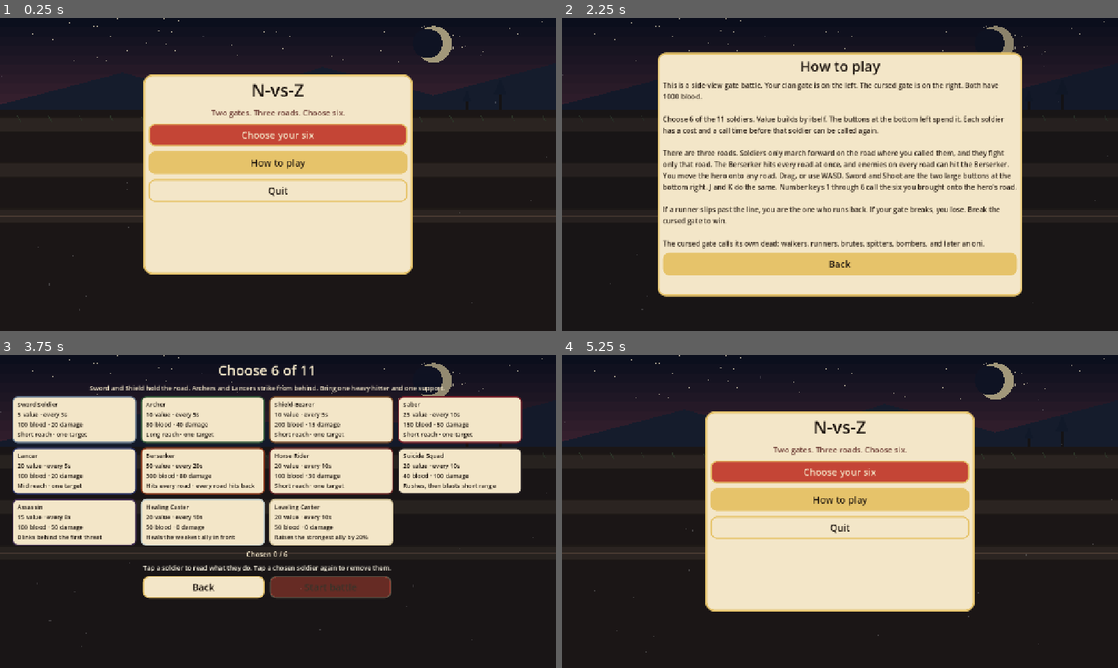
Above: before the commit, frames 1-4 (two rows, left to right).
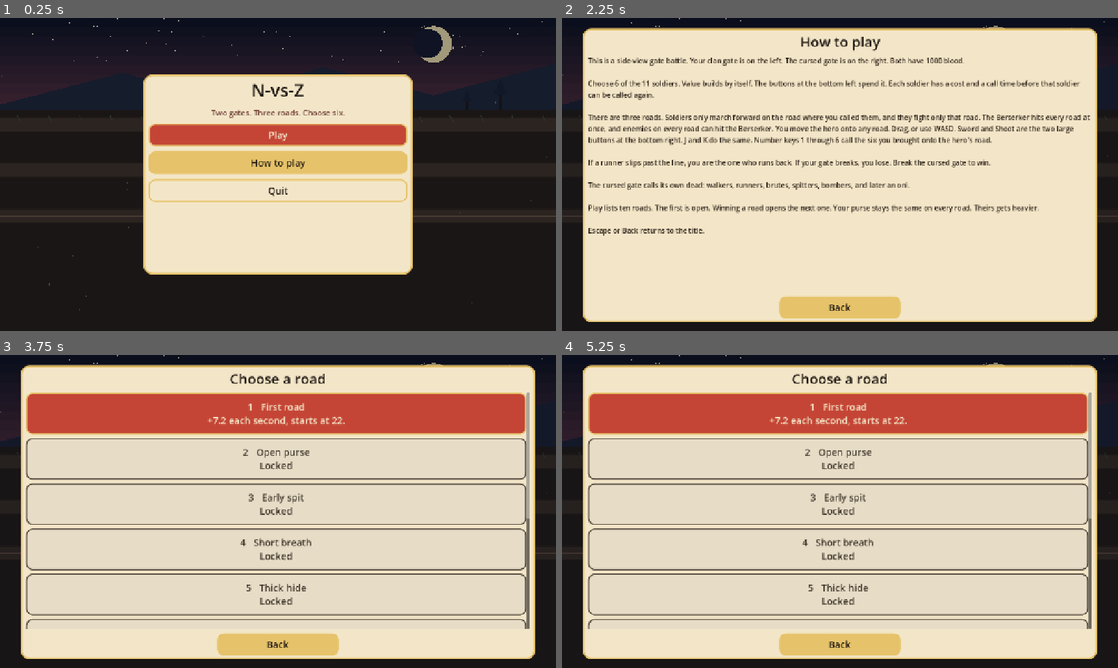
Above: after the commit, the same moments.

Repository: thomakhy025-code/n-vs-z
Game: Godot game, scene res://scenes/main.tscn
Same seed, same stepped clock (60 frames per second), same inputs: the game is played once before the commit and once after it.
Inputs (mouse positions are in pixels of both pictures, inside the frame that each line leads up to):
- Up to frame 1 (0.25 s): no input
- Up to frame 2 (2.25 s): click (840, 133) at 0.5 s, where only the run before the commit has a clickable "Choose your six"; click "Back" at 1.25 s; click "How to play" at 2 s
- Up to frame 3 (3.75 s): click "Back" at 2.75 s; click (278, 470) at 3.5 s, where only the run after the commit has a clickable "Play"
- Up to frame 4 (5.25 s): click "Back" (after the commit: "1 First road +7.2 each second…") at 4.25 s; click (767, 602) at 5 s, where only the run after the commit has a clickable "Back"

The runs differ from the first frame. In frame 1, 0.2% of the frame differs, in the area x 43-57%, y 36-40%; in frame 2, 52%; in frame 3, 68%; in frame 4, 70%, in the area x 0-99%, y 3-98%.

Commit message:
Keep the How to play page usable, and let a cleared road open the next one.
Co-authored-by: Cursor <cursoragent@cursor.com>

Diff:
--- a/scripts/battle.gd
+++ b/scripts/battle.gd
@@ -11,6 +11,7 @@
 const PoofScript = preload("res://scripts/poof.gd")
 const FieldScript = preload("res://scripts/field_input.gd")
 const UiSkin = preload("res://scripts/ui_skin.gd")
+const Levels = preload("res://scripts/levels.gd")
 
 const PLAYER_START := 16.0
 const PLAYER_INCOME := 3.6
@@ -20,6 +21,8 @@
 const MAX_SIDE := 24
 
 var mode: String = ""
+var rules: Dictionary = {}
+var level_no: int = 1
 var loadout: Array = []
 var finished: bool = false
 var paused: bool = false
@@ -51,6 +54,7 @@
 var hud: Control
 var value_label: Label
 var income_label: Label
+var level_label: Label
 var player_hp_label: Label
 var enemy_hp_label: Label
 var player_bar_fill: ColorRect
@@ -76,9 +80,13 @@
 var shoot_hold: bool = false
 
 
-func start(chosen: Array, run_mode: String) -> void:
+func start(chosen: Array, run_mode: String, level_index: int = 1) -> void:
 	loadout = chosen.duplicate()
 	mode = run_mode
+	rules = Levels.level(level_index)
+	level_no = int(rules["index"])
+	enemy_value = float(rules["start"])
+	enemy_income = float(rules["income"])
 	player_roster = Catalog.player_roster()
 	enemy_roster = Catalog.enemy_roster()
 	for entry in player_roster:
@@ -156,6 +164,9 @@
 	value_label.horizontal_alignment = HORIZONTAL_ALIGNMENT_CENTER
 	income_label = _plain("+3.6 each second", 16, Color("f3e6c8"))
 	income_label.horizontal_alignment = HORIZONTAL_ALIGNMENT_CENTER
+	level_label = _plain("Level %d  ·  %s" % [level_no, str(rules["name"])], 18, Color("f3e6c8"))
+	level_label.horizontal_alignment = HORIZONTAL_ALIGNMENT_CENTER
+	level_label.mouse_filter = Control.MOUSE_FILTER_IGNORE
 	hint = _plain("Drag between the three roads to move. WASD works too. Soldiers you call join the hero's road. Sword and Shoot are on the right. J and K match those buttons. Keys 1-6 call the six you chose.", 16, Color("f3e6c8"))
 	hint.autowrap_mode = TextServer.AUTOWRAP_WORD
 	hint.horizontal_alignment = HORIZONTAL_ALIGNMENT_CENTER
@@ -171,6 +182,7 @@
 	hud.add_child(enemy_hp_label)
 	hud.add_child(value_label)
 	hud.add_child(income_label)
+	hud.add_child(level_label)
 	hud.add_child(hint)
 	hud.add_child(down_label)
 	hud.add_child(player_track)
@@ -269,7 +281,10 @@
 	value_label.size = Vector2(280, 36)
 	income_label.position = Vector2(size.x * 0.5 - 140, 42)
 	income_label.size = Vector2(280, 22)
-	hint.position = Vector2(size.x * 0.5 - 340, 112)
+	if level_label != null:
+		level_label.position = Vector2(size.x * 0.5 - 260, 104)
+		level_label.size = Vector2(520, 26)
+	hint.position = Vector2(size.x * 0.5 - 340, 132)
 	hint.size = Vector2(680, 72)
 	down_label.position = Vector2(size.x * 0.5 - 180, size.y - side_len - 42)
 	down_label.size = Vector2(360, 28)
@@ -290,7 +305,7 @@
 		for id in enemy_cd.keys():
 			enemy_cd[id] = maxf(0.0, float(enemy_cd[id]) - delta)
 		player_value += PLAYER_INCOME * delta
-		enemy_income += ENEMY_GROWTH * delta
+		enemy_income += _rule_f("growth", ENEMY_GROWTH) * delta
 		enemy_value += enemy_income * delta
 		_enemy_ai(delta)
 		if mode != "":
@@ -314,17 +329,20 @@
 		lull -= delta
 		return
 	if wave_left <= 0:
-		wave_left = mini(8, 3 + int(battle_time / 22.0))
+		var every := _rule_f("wave_every", 22.0)
+		if every < 1.0:
+			every = 22.0
+		wave_left = mini(_rule_i("wave_cap", 8), _rule_i("wave_base", 3) + int(battle_time / every))
 	enemy_lock -= delta
 	if enemy_lock > 0.0:
 		return
-	enemy_lock = 0.42
+	enemy_lock = _rule_f("spawn_gap", 0.42)
 	var options: Array = ["walker", "walker", "runner"]
-	if battle_time >= 50.0:
+	if battle_time >= _rule_f("oni_at", 50.0):
 		options = ["oni", "brute", "bomber", "spitter", "walker", "runner"]
-	elif battle_time >= 24.0:
+	elif battle_time >= _rule_f("brute_at", 24.0):
 		options = ["brute", "bomber", "spitter", "walker", "runner"]
-	elif battle_time >= 12.0:
+	elif battle_time >= _rule_f("spitter_at", 12.0):
 		options = ["walker", "runner", "spitter", "bomber", "walker"]
 	options.shuffle()
 	var spawned := false
@@ -332,25 +350,55 @@
 		if _try_enemy(str(id)):
 			spawned = true
 			break
+	if spawned and _rule_b("paired"):
+		for id in options:
+			if _try_enemy(str(id), true):
+				break
 	if not spawned:
 		lull = 1.3
 		wave_left = 0
 		return
 	wave_left -= 1
 	if wave_left <= 0:
-		lull = maxf(1.5, 3.3 - battle_time * 0.012)
-
-
-func _try_enemy(id: String) -> bool:
+		lull = maxf(_rule_f("lull_floor", 1.5), _rule_f("lull_base", 3.3) - battle_time * _rule_f("lull_shrink", 0.012))
+
+
+func _try_enemy(id: String, ignore_cd: bool = false) -> bool:
 	var entry := Catalog.find_in(enemy_roster, id)
 	if entry.is_empty():
 		return false
-	if float(enemy_cd[id]) > 0.0 or enemy_value < float(entry["cost"]) or _count(1) >= MAX_SIDE:
+	var cooling := float(enemy_cd[id]) > 0.0 and not ignore_cd
+	if cooling or enemy_value < float(entry["cost"]) or _count(1) >= MAX_SIDE:
 		return false
 	enemy_value -= float(entry["cost"])
 	enemy_cd[id] = float(entry["cooldown"])
-	_spawn(entry, 1)
+	_spawn(_scaled_enemy(entry), 1)
 	return true
+
+
+func _scaled_enemy(entry: Dictionary) -> Dictionary:
+	var copy: Dictionary = entry.duplicate()
+	copy["hp"] = maxi(1, int(round(float(copy["hp"]) * _rule_f("hp_mult", 1.0))))
+	copy["damage"] = maxi(1, int(round(float(copy["damage"]) * _rule_f("dmg_mult", 1.0))))
+	return copy
+
+
+func _rule_f(key: String, fallback: float) -> float:
+	if rules.is_empty() or not rules.has(key):
+		return fallback
+	return float(rules[key])
+
+
+func _rule_i(key: String, fallback: int) -> int:
+	if rules.is_empty() or not rules.has(key):
+		return fallback
+	return int(rules[key])
+
+
+func _rule_b(key: String) -> bool:
+	if rules.is_empty() or not rules.has(key):
+		return false
+	return bool(rules[key])
 
 
 func _autoplay(delta: float) -> void:
@@ -616,7 +664,16 @@
 		return
 	_close_pause()
 	var title := "The cursed gate breaks" if won else "Your gate has fallen"
-	var body := "The road is yours." if won else "The dead reached the clan gate. Call them again, or choose a different six."
+	var body := "The dead reached the clan gate. Call them again, or choose a different six."
+	if won:
+		var host := get_parent()
+		if host != null and host.has_method("note_clear"):
+			host.note_clear(level_no)
+		if level_no >= Levels.count():
+			body = "The last road is clear."
+		else:
+			var nxt: Dictionary = Levels.level(level_no + 1)
+			body = "Level %d, %s, is open." % [int(nxt["index"]), str(nxt["name"])]
 	end_layer = _overlay(title, body, [
 		{"text": "Rematch", "color": Color("c44536"), "call": Callable(get_parent(), "rematch")},
 		{"text": "Change the six", "color": Color("e6c36a"), "call": Callable(get_parent(), "change_squad")},
--- /dev/null
+++ b/scripts/levels.gd
@@ -0,0 +1,53 @@
+extends RefCounted
+
+# Enemy purse and the extra pressure for each road. The clan purse never changes.
+
+
+static func count() -> int:
+	return _all().size()
+
+
+static func level(index: int) -> Dictionary:
+	var all: Array = _all()
+	var picked: int = clampi(index, 1, all.size()) - 1
+	var row: Dictionary = all[picked]
+	return row
+
+
+static func _all() -> Array:
+	return [
+		_row(1, "First road", "+7.2 each second, starts at 22.", 7.2, 22.0, 0.065, 12.0, 24.0, 50.0, 3, 8, 22.0, 1.5, 3.3, 0.012, 0.42, 1.0, 1.0, false),
+		_row(2, "Open purse", "+8.3 each second, starts at 28.", 8.3, 28.0, 0.065, 12.0, 24.0, 50.0, 3, 8, 22.0, 1.5, 3.3, 0.012, 0.42, 1.0, 1.0, false),
+		_row(3, "Early spit", "Spitters and bombers from the first wave. +9.4 each second, starts at 34.", 9.4, 34.0, 0.065, 0.0, 24.0, 50.0, 3, 8, 22.0, 1.5, 3.3, 0.012, 0.42, 1.0, 1.0, false),
+		_row(4, "Short breath", "Shorter lulls, and each wave is one body larger. +10.4 each second, starts at 40.", 10.4, 40.0, 0.065, 12.0, 24.0, 50.0, 4, 9, 22.0, 0.95, 2.1, 0.016, 0.42, 1.0, 1.0, false),
+		_row(5, "Thick hide", "15% more blood. Brutes from 16s. +11.5 each second, starts at 46.", 11.5, 46.0, 0.065, 12.0, 16.0, 50.0, 3, 8, 22.0, 1.5, 3.3, 0.012, 0.42, 1.15, 1.0, false),
+		_row(6, "Rising curse", "Their purse grows twice as fast. +12.6 each second, starts at 52.", 12.6, 52.0, 0.13, 12.0, 24.0, 50.0, 3, 8, 22.0, 1.5, 3.3, 0.012, 0.42, 1.0, 1.0, false),
+		_row(7, "Oni early", "The oni can be called from 28s. +13.7 each second, starts at 58.", 13.7, 58.0, 0.065, 12.0, 24.0, 28.0, 3, 8, 22.0, 1.5, 3.3, 0.012, 0.42, 1.0, 1.0, false),
+		_row(8, "Paired muster", "Two dead in one beat, on two roads. +14.8 each second, starts at 64.", 14.8, 64.0, 0.065, 12.0, 24.0, 50.0, 3, 8, 22.0, 1.5, 3.3, 0.012, 0.42, 1.0, 1.0, true),
+		_row(9, "Fast muster", "Faster calls, waves up to 11, tougher dead. +15.8 each second, starts at 70.", 15.8, 70.0, 0.065, 12.0, 24.0, 50.0, 4, 11, 16.0, 1.1, 2.4, 0.015, 0.30, 1.25, 1.1, false),
+		_row(10, "Night march", "Early oni, paired calls, fast waves, tougher dead. +17.3 each second, starts at 76.", 17.3, 76.0, 0.065, 12.0, 24.0, 28.0, 4, 11, 16.0, 1.1, 2.4, 0.015, 0.30, 1.25, 1.1, true),
+	]
+
+
+static func _row(index: int, title: String, blurb: String, income: float, start_value: float, growth: float, spitter_at: float, brute_at: float, oni_at: float, wave_base: int, wave_cap: int, wave_every: float, lull_floor: float, lull_base: float, lull_shrink: float, spawn_gap: float, hp_mult: float, dmg_mult: float, paired: bool) -> Dictionary:
+	return {
+		"index": index,
+		"name": title,
+		"blurb": blurb,
+		"income": income,
+		"start": start_value,
+		"growth": growth,
+		"spitter_at": spitter_at,
+		"brute_at": brute_at,
+		"oni_at": oni_at,
+		"wave_base": wave_base,
+		"wave_cap": wave_cap,
+		"wave_every": wave_every,
+		"lull_floor": lull_floor,
+		"lull_base": lull_base,
+		"lull_shrink": lull_shrink,
+		"spawn_gap": spawn_gap,
+		"hp_mult": hp_mult,
+		"dmg_mult": dmg_mult,
+		"paired": paired,
+	}
--- a/scripts/main.gd
+++ b/scripts/main.gd
@@ -5,6 +5,9 @@
 const Painter = preload("res://scripts/painter.gd")
 const BattleScript = preload("res://scripts/battle.gd")
 const SceneryScript = preload("res://scripts/scenery.gd")
+const Levels = preload("res://scripts/levels.gd")
+
+const SAVE_PATH := "user://progress.cfg"
 
 const HOW_TO := "This is a side-view gate battle. Your clan gate is on the left. The cursed gate is on the right. Both have 1000 blood.
 
@@ -14,7 +17,11 @@
 
 If a runner slips past the line, you are the one who runs back. If your gate breaks, you lose. Break the cursed gate to win.
 
-The cursed gate calls its own dead: walkers, runners, brutes, spitters, bombers, and later an oni."
+The cursed gate calls its own dead: walkers, runners, brutes, spitters, bombers, and later an oni.
+
+Play lists ten roads. The first is open. Winning a road opens the next one. Your purse stays the same on every road. Theirs gets heavier.
+
+Escape or Back returns to the title."
 
 var loadout: Array = []
 var roster: Array = []
@@ -23,6 +30,9 @@
 var count_label: Label
 var start_button: Button
 var last_id: String = ""
+var unlocked: int = 1
+var chosen_level: int = 1
+var screen: String = "menu"
 
 
 func _ready() -> void:
@@ -30,7 +40,12 @@
 	Engine.time_scale = 1.0
 	roster = Catalog.player_roster()
 	_bind_inputs()
-	if _has_arg("--shot"):
+	_load_progress()
+	if _has_arg("--layout"):
+		_layout_check()
+	elif _has_arg("--unlock-check"):
+		_unlock_check()
+	elif _has_arg("--shot"):
 		_shot_flow()
 	elif _has_arg("--sim-cheap"):
 		_start_battle(["sword", "archer", "shield", "lancer", "horse", "heal"], "sim")
@@ -94,7 +109,19 @@
 		child.queue_free()
 
 
+func _unhandled_input(event: InputEvent) -> void:
+	if not event.is_action_pressed("pause"):
+		return
+	if screen == "how" or screen == "levels":
+		_show_menu()
+		get_viewport().set_input_as_handled()
+	elif screen == "select":
+		_show_levels()
+		get_viewport().set_input_as_handled()
+
+
 func _show_menu() -> void:
+	screen = "menu"
 	_clear_screens()
 	var root := Control.new()
 	root.set_anchors_preset(Control.PRESET_FULL_RECT)
@@ -123,16 +150,75 @@
 	var sub := UiSkin.label("Two gates. Three roads. Choose six.", 18, Color("6b3a32"))
 	sub.horizontal_alignment = HORIZONTAL_ALIGNMENT_CENTER
 	box.add_child(sub)
-	box.add_child(_menu_button("Choose your six", Color("c44536"), _show_select))
+	box.add_child(_menu_button("Play", Color("c44536"), _show_levels))
 	box.add_child(_menu_button("How to play", Color("e6c36a"), _show_how))
 	box.add_child(_menu_button("Quit", Color("f3e6c8"), func() -> void: get_tree().quit()))
 
 
 func _show_how() -> void:
+	screen = "how"
+	var box := _open_page("How to play")
+	var scroll := ScrollContainer.new()
+	scroll.size_flags_horizontal = Control.SIZE_EXPAND_FILL
+	scroll.size_flags_vertical = Control.SIZE_EXPAND_FILL
+	scroll.horizontal_scroll_mode = ScrollContainer.SCROLL_MODE_DISABLED
+	box.add_child(scroll)
+	var body := UiSkin.label(HOW_TO, 16, Color("2c2118"))
+	body.autowrap_mode = TextServer.AUTOWRAP_WORD_SMART
+	body.size_flags_horizontal = Control.SIZE_EXPAND_FILL
+	body.mouse_filter = Control.MOUSE_FILTER_IGNORE
+	scroll.add_child(body)
+	scroll.resized.connect(_fit_scroll_label.bind(scroll, body))
+	var back := _menu_button("Back", Color("e6c36a"), _show_menu)
+	back.size_flags_horizontal = Control.SIZE_SHRINK_CENTER
+	box.add_child(back)
+
+
+func _show_levels() -> void:
+	screen = "levels"
+	var box := _open_page("Choose a road")
+	var scroll := ScrollContainer.new()
+	scroll.size_flags_horizontal = Control.SIZE_EXPAND_FILL
+	scroll.size_flags_vertical = Control.SIZE_EXPAND_FILL
+	scroll.horizontal_scroll_mode = ScrollContainer.SCROLL_MODE_DISABLED
+	box.add_child(scroll)
+	var list := VBoxContainer.new()
+	list.add_theme_constant_override("separation", 8)
+	list.size_flags_horizontal = Control.SIZE_EXPAND_FILL
+	scroll.add_child(list)
+	for n in Levels.count():
+		var rules: Dictionary = Levels.level(n + 1)
+		var index := int(rules["index"])
+		var open := index <= unlocked
+		var text := "%d   %s" % [index, str(rules["name"])]
+		if open:
+			text += "\n" + str(rules["blurb"])
+		else:
+			text += "\nLocked"
+		var button := _menu_button(text, Color("c44536") if open else Color("d9d0c3"), _pick_level.bind(index))
+		button.disabled = not open
+		button.autowrap_mode = TextServer.AUTOWRAP_WORD_SMART
+		button.clip_text = false
+		button.custom_minimum_size = Vector2(0, 96)
+		button.size_flags_horizontal = Control.SIZE_EXPAND_FILL
+		list.add_child(button)
+	var back := _menu_button("Back", Color("e6c36a"), _show_menu)
+	back.size_flags_horizontal = Control.SIZE_SHRINK_CENTER
+	box.add_child(back)
+
+
+func _pick_level(index: int) -> void:
+	if index > unlocked or index < 1:
+		return
+	chosen_level = index
+	_show_select()
+
+
+func _open_page(heading: String) -> VBoxContainer:
 	_clear_screens()
 	var root := Control.new()
 	root.set_anchors_preset(Control.PRESET_FULL_RECT)
-	root.mouse_filter = Control.MOUSE_FILTER_IGNORE
+	root.mouse_filter = Control.MOUSE_FILTER_STOP
 	add_child(root)
 	root.add_child(SceneryScript.new())
 	var dim := ColorRect.new()
@@ -140,28 +226,43 @@
 	dim.set_anchors_preset(Control.PRESET_FULL_RECT)
 	dim.mouse_filter = Control.MOUSE_FILTER_IGNORE
 	root.add_child(dim)
+	var margin := MarginContainer.new()
+	margin.set_anchors_preset(Control.PRESET_FULL_RECT)
+	margin.mouse_filter = Control.MOUSE_FILTER_IGNORE
+	margin.add_theme_constant_override("margin_left", 48)
+	margin.add_theme_constant_override("margin_right", 48)
+	margin.add_theme_constant_override("margin_top", 24)
+	margin.add_theme_constant_override("margin_bottom", 20)
+	root.add_child(margin)
 	var panel := PanelContainer.new()
-	panel.set_anchors_preset(Control.PRESET_CENTER)
-	panel.offset_left = -420
-	panel.offset_right = 420
-	panel.offset_top = -280
-	panel.offset_bottom = 280
+	panel.size_flags_horizontal = Control.SIZE_EXPAND_FILL
+	panel.size_flags_vertical = Control.SIZE_EXPAND_FILL
+	panel.clip_contents = true
 	panel.add_theme_stylebox_override("panel", UiSkin.panel(Color("f3e6c8"), Color("e6c36a"), 18, 4))
-	root.add_child(panel)
+	margin.add_child(panel)
 	var box := VBoxContainer.new()
 	box.add_theme_constant_override("separation", 10)
+	box.size_flags_horizontal = Control.SIZE_EXPAND_FILL
+	box.size_flags_vertical = Control.SIZE_EXPAND_FILL
 	panel.add_child(box)
-	var title := UiSkin.label("How to play", 32, Color("1c140e"))
+	var title := UiSkin.label(heading, 32, Color("1c140e"))
 	title.horizontal_alignment = HORIZONTAL_ALIGNMENT_CENTER
+	title.mouse_filter = Control.MOUSE_FILTER_IGNORE
 	box.add_child(title)
-	var body := UiSkin.label(HOW_TO, 16, Color("2c2118"))
-	body.autowrap_mode = TextServer.AUTOWRAP_WORD
-	body.custom_minimum_size = Vector2(760, 360)
-	box.add_child(body)
-	box.add_child(_menu_button("Back", Color("e6c36a"), _show_menu))
+	return box
+
+
+func _fit_scroll_label(scroll: ScrollContainer, body: Label) -> void:
+	var width := scroll.size.x - 16.0
+	if width < 40.0:
+		return
+	if body.custom_minimum_size.x > 0.0 and absf(body.custom_minimum_size.x - width) < 24.0:
+		return
+	body.custom_minimum_size.x = width
 
 
 func _show_select() -> void:
+	screen = "select"
 	_clear_screens()
 	card_panels.clear()
 	var root := Control.new()
@@ -188,9 +289,13 @@
 	box.add_theme_constant_override("separation", 8)
 	box.alignment = BoxContainer.ALIGNMENT_CENTER
 	margin.add_child(box)
-	var title := UiSkin.label("Choose 6 of 11", 32, Color("f3e6c8"))
+	var rules: Dictionary = Levels.level(chosen_level)
+	var title := UiSkin.label("Level %d · %s" % [int(rules["index"]), str(rules["name"])], 32, Color("f3e6c8"))
 	title.horizontal_alignment = HORIZONTAL_ALIGNMENT_CENTER
 	box.add_child(title)
+	var choose := UiSkin.label("Choose 6 of 11", 18, Color("f3e6c8"))
+	choose.horizontal_alignment = HORIZONTAL_ALIGNMENT_CENTER
+	box.add_child(choose)
 	var tip := UiSkin.label("Sword and Shield hold the road. Archers and Lancers strike from behind. Bring one heavy hitter and one support.", 15, Color("f3e6c8"))
 	tip.horizontal_alignment = HORIZONTAL_ALIGNMENT_CENTER
 	tip.autowrap_mode = TextServer.AUTOWRAP_WORD
@@ -215,7 +320,7 @@
 	row.alignment = BoxContainer.ALIGNMENT_CENTER
 	row.add_theme_constant_override("separation", 12)
 	box.add_child(row)
-	row.add_child(_menu_button("Back", Color("f3e6c8"), _show_menu))
+	row.add_child(_menu_button("Back", Color("f3e6c8"), _show_levels))
 	start_button = _menu_button("Start battle", Color("c44536"), _begin_from_select)
 	row.add_child(start_button)
 	_refresh_cards()
@@ -325,7 +430,10 @@
 	_start_battle(loadout, "")
 
 
-func _start_battle(chosen: Array, mode: String = "") -> void:
+func _start_battle(chosen: Array, mode: String = "", level_index: int = 0) -> void:
+	if level_index >= 1:
+		chosen_level = level_index
+	screen = "battle"
 	loadout = chosen.duplicate()
 	_clear_screens()
 	for child in get_children():
@@ -333,7 +441,7 @@
 			child.queue_free()
 	var battle = BattleScript.new()
 	add_child(battle)
-	battle.start(loadout, mode)
+	battle.start(loadout, mode, chosen_level)
 
 
 func rematch() -> void:
@@ -355,6 +463,134 @@
 		if child.get_script() == BattleScript:
 			child.queue_free()
 	_show_menu()
+
+
+func note_clear(level_index: int) -> void:
+	var opened := mini(Levels.count(), level_index + 1)
+	if opened <= unlocked:
+		return
+	unlocked = opened
+	_save_progress()
+
+
+func _load_progress() -> void:
+	unlocked = 1
+	var cfg: ConfigFile = ConfigFile.new()
+	if cfg.load(SAVE_PATH) != OK:
+		return
+	unlocked = clampi(int(cfg.get_value("progress", "unlocked", 1)), 1, Levels.count())
+
+
+func _save_progress() -> void:
+	var cfg: ConfigFile = ConfigFile.new()
+	cfg.set_value("progress", "unlocked", unlocked)
+	cfg.save(SAVE_PATH)
+
+
+func _layout_check() -> void:
+	get_window().size = Vector2i(1280, 720)
+	for _i in 2:
+		await get_tree().process_frame
+	_show_menu()
+	for _i in 3:
+		await get_tree().process_frame
+	var vp := get_viewport().get_visible_rect().size
+	var play := _button_named(self, "Play")
+	var play_ok := false
+	if play != null:
+		var play_rect := play.get_global_rect()
+		play_ok = play_rect.position.y >= 0.0 and play_rect.end.y <= vp.y + 1.0
+		print("TITLE play=", play_rect, " vp=", vp, " ok=", play_ok)
+	_show_how()
+	for _i in 5:
+		await get_tree().process_frame
+	vp = get_viewport().get_visible_rect().size
+	var how_back := _button_named(self, "Back")
+	var how_ok := false
+	if how_back != null:
+		var how_rect := how_back.get_global_rect()
+		how_ok = how_rect.position.y >= 0.0 and how_rect.end.y <= vp.y + 1.0 and how_rect.size.y > 20.0
+		print("HOW back=", how_rect, " vp=", vp, " ok=", how_ok)
+	var body_h := 0.0
+	var scroll_h := 0.0
+	var scroller := _find_scroll(self)
+	if scroller != null and scroller.get_child_count() > 0:
+		scroll_h = scroller.size.y
+		var content := scroller.get_child(0)
+		if content is Control:
+			body_h = (content as Control).get_combined_minimum_size().y
+	print("SCROLL content=", body_h, " view=", scroll_h)
+	_show_levels()
+	for _i in 5:
+		await get_tree().process_frame
+	vp = get_viewport().get_visible_rect().size
+	var level_back := _button_named(self, "Back")
+	var back_ok := false
+	if level_back != null:
+		var level_rect := level_back.get_global_rect()
+		back_ok = level_rect.position.y >= 0.0 and level_rect.end.y <= vp.y + 1.0
+		print("LEVELS back=", level_rect, " vp=", vp, " ok=", back_ok)
+	var roads := 0
+	var first_open := false
+	var saw_night := false
+	for node in _collect_buttons(self):
+		var b: Button = node
+		if b.text == "Back":
+			continue
+		roads += 1
+		if b.text.find("First road") >= 0 and not b.disabled:
+			first_open = true
+		if b.text.find("Night march") >= 0:
+			saw_night = true
+		print("LEVEL ", b.disabled, " ", b.text.replace("\n", " / "))
+	var win := play_ok and how_ok and back_ok and roads == 10 and first_open and saw_night and body_h > scroll_h and scroll_h > 40.0
+	print("LAYOUT ", "OK" if win else "FAIL")
+	get_tree().quit(0 if win else 1)
+
+
+func _unlock_check() -> void:
+	var first: Dictionary = Levels.level(1)
+	var last: Dictionary = Levels.level(10)
+	print("RULES ", float(first["income"]), " ", float(first["start"]), " ", float(last["income"]), " ", float(last["start"]), " ", float(last["oni_at"]), " ", bool(last["paired"]), " ", float(last["hp_mult"]))
+	var before := unlocked
+	note_clear(1)
+	var after1 := unlocked
+	note_clear(10)
+	var after10 := unlocked
+	note_clear(2)
+	print("UNLOCK before=", before, " after1=", after1, " after10=", after10, " kept=", unlocked)
+	var ok := after1 >= before and after1 >= mini(Levels.count(), maxi(before, 2)) and after10 == Levels.count() and unlocked == Levels.count()
+	print("UNLOCK ", "OK" if ok else "FAIL")
+	get_tree().quit(0 if ok else 1)
+
+
+func _find_scroll(node: Node) -> ScrollContainer:
+	if node is ScrollContainer:
+		return node as ScrollContainer
+	for child in node.get_children():
+		var found := _find_scroll(child)
+		if found != null:
+			return found
+	return null
+
+
+func _button_named(node: Node, text: String) -> Button:
+	if node is Button and (node as Button).text == text:
+		return node as Button
+	for child in node.get_children():
+		var found := _button_named(child, text)
+		if found != null:
+			return found
+	return null
+
+
+func _collect_buttons(node: Node) -> Array:
+	var found: Array = []
+	if node is Button:
+		found.append(node)
+	for child in node.get_children():
+		found.append_array(_collect_buttons(child))
+	return found
 
 
 func _menu_button(text: String, color: Color, action: Callable) -> Button:
Not shown, added: scripts/levels.gd.uid
Not shown, changed: docs/index.pck
